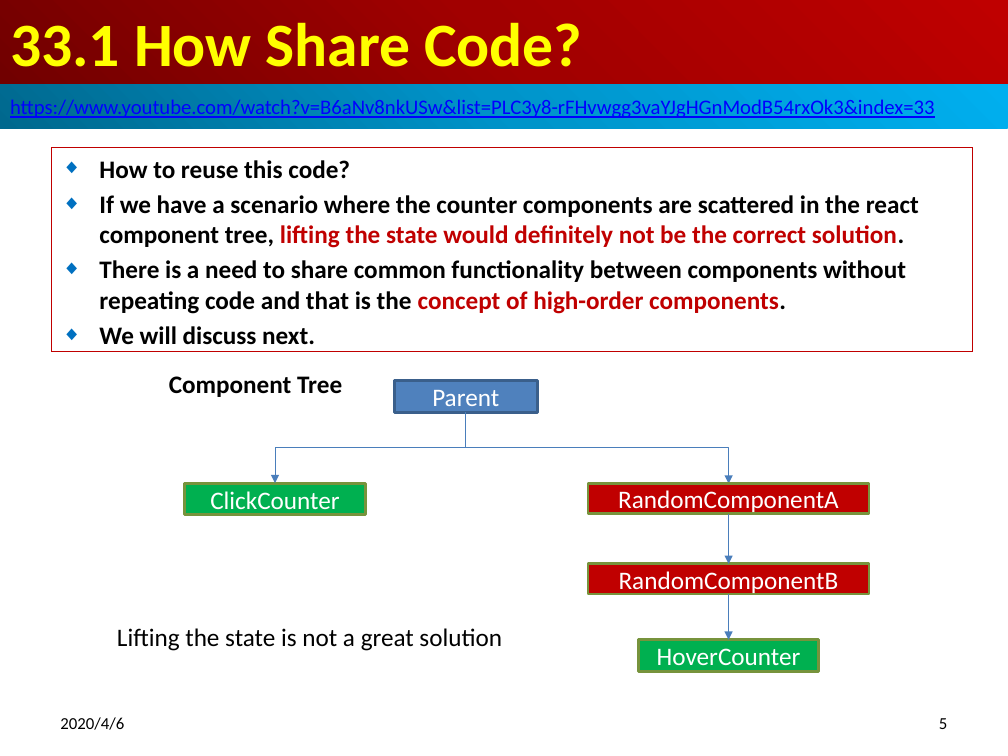
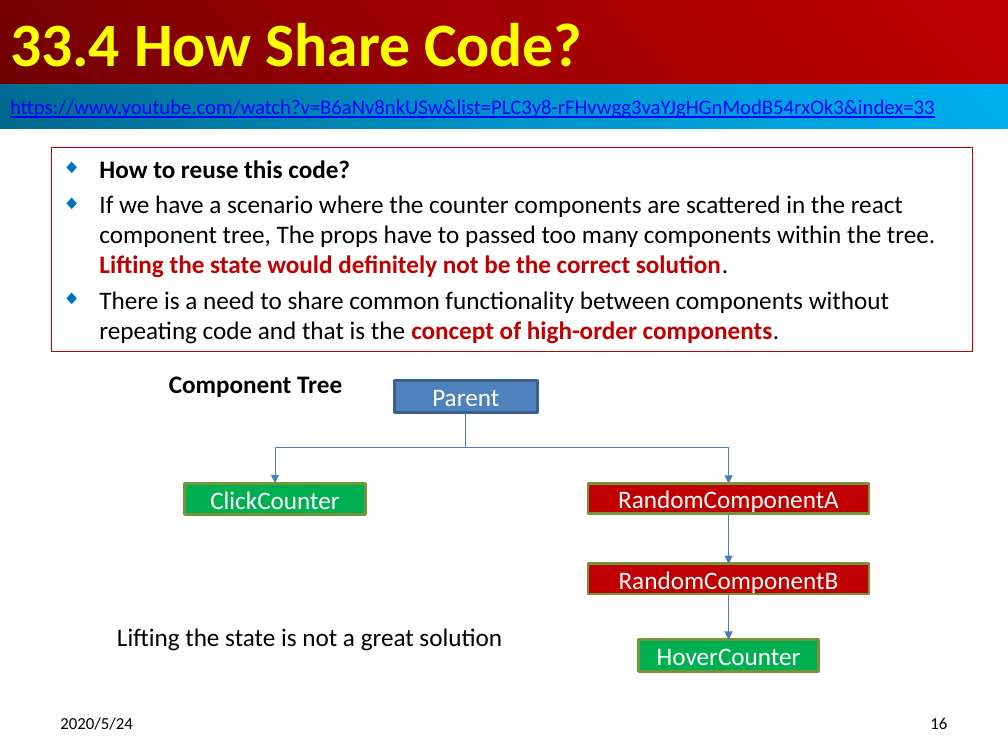
Before and after one commit to peterhchen/800-React-Hook, a slide deck: slide 16 of 33_HOC1.pptx (slide 5 before the commit). Drawn at 1008x756 pixels with LibreOffice and Linux fonts; fonts in the diff are those of the drawing. Boxes give left, top, right and bottom in pixels: in the first picture for what was removed or moved away, otherwise in the second. Text is boxed around its words. In the diff, an @@ line names an element or a change of style, - is before the commit and + after.

```diff
--- a/33_HOC1.pptx
+++ b/33_HOC1.pptx
@@ title at box(10, 22, 582, 67): text changed @@
-33.1 How Share Code?
+33.4 How Share Code?
@@ subtitle at box(99, 195, 935, 278): text changed; bold off @@
-◆ If we have a scenario where the counter components are scattered in the react component tree, lifting the state would definitely not be the correct solution.
+◆ If we have a scenario where the counter components are scattered in the react component tree, The props have to passed too many components within the tree. Lifting the state would definitely not be the correct solution.
@@ subtitle at box(99, 291, 889, 344): bold off in "There is a need to share common ..." @@
@@ subtitle at box(99, 326, 315, 345): paragraph removed @@
-◆ We will discuss next.
@@ text at box(60, 717, 132, 730): text changed @@
-2020/4/6
+2020/5/24
@@ page number at box(930, 717, 947, 729): text changed @@
-5
+16
```
Also in this commit, not shown: 5 other slides changed, 13 slides added, 49 other files.
